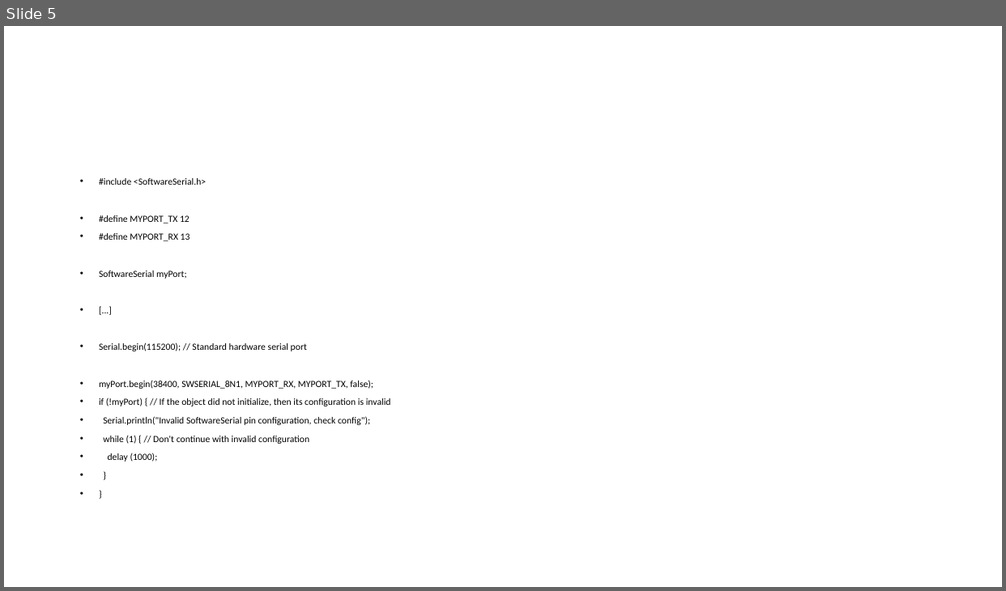
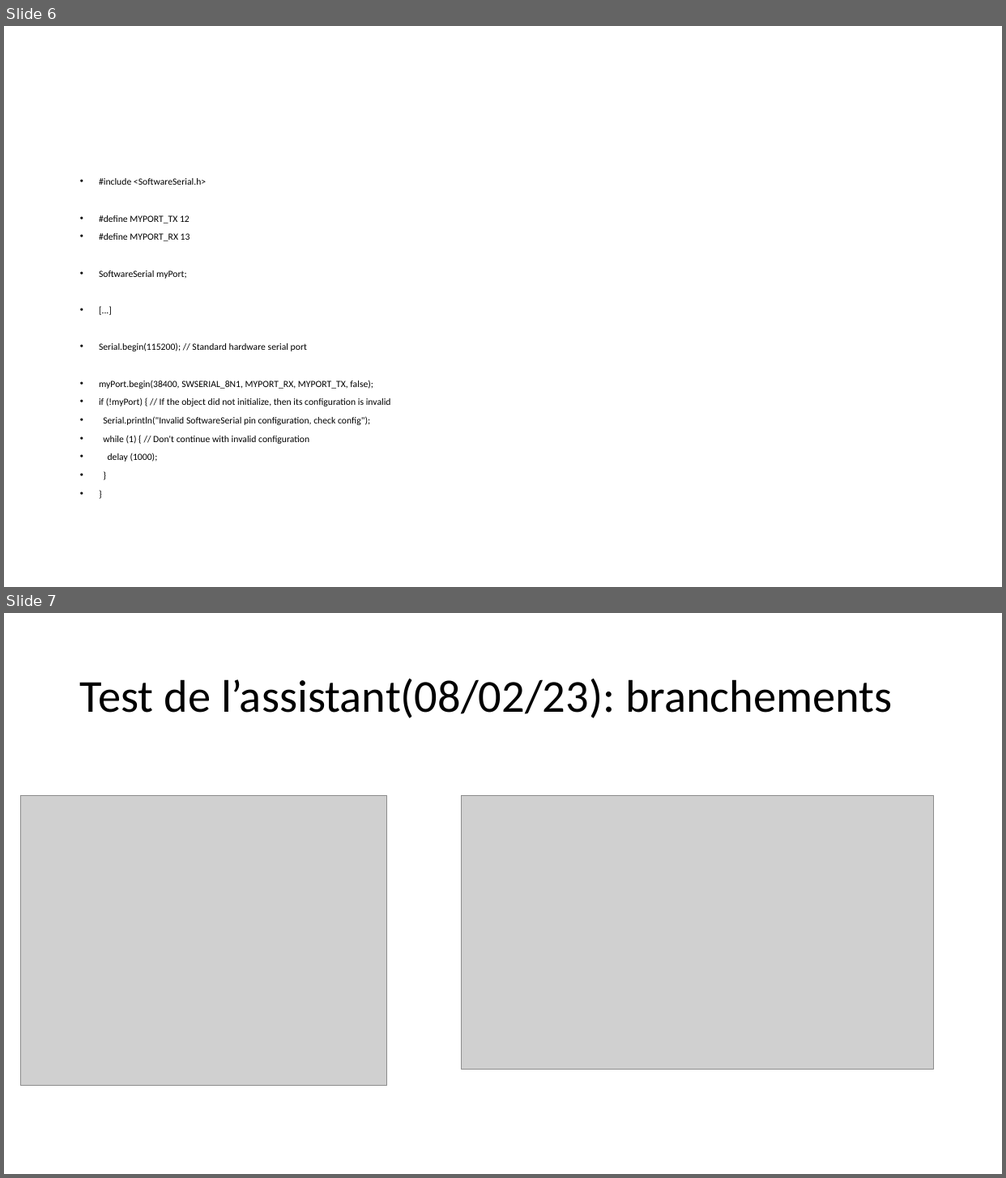
Before and after one commit to AurelienNiebes/SEMI-BA3-GPS3-GPS-Tracker-ESP8266, a slide deck: Notes.pptx. Shown one above the other, each under a label of ours: slide 5 before the commit, slides 6 and 7 after it. The pictures are 1006x591 and 1006x1178 pixels, drawn with LibreOffice and Linux fonts; fonts in the diff are those of the drawing; grey boxes stand for pictures. Boxes give left, top, right and bottom in pixels: in the first picture for what was removed or moved away, otherwise in the second. Text is boxed around its words. In the diff, an @@ line names an element or a change of style, - is before the commit and + after.

Commit message:
Update du 10/02/23
Photos des branchements
Codes pour extraire et transmettre toutes les infos GPS
1er schéma sur Fritzing

```diff
--- a/Notes.pptx
+++ b/Notes.pptx
@@ slide 7 added at [4, 613, 1002, 1174], background #FFFFFF @@
@@ title added at [80, 679, 893, 718], 44 pt, text #000000 @@
+Test de l’assistant(08/02/23): branchements
@@ picture added at [20, 796, 386, 1085] @@
@@ picture added at [462, 796, 933, 1070] @@
@@ what was slide 5 is now slide 6 @@
```
Also in this commit, not shown: 6 other slides added, 1 slide removed, 7 other files.
